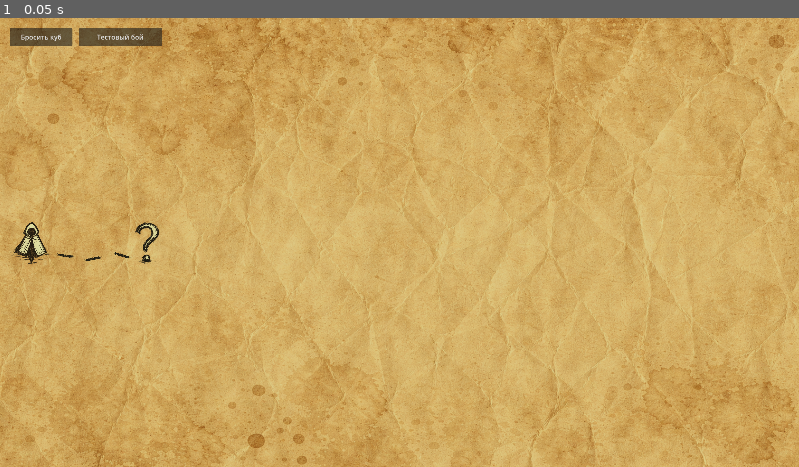
Above: before the commit, frame 1.
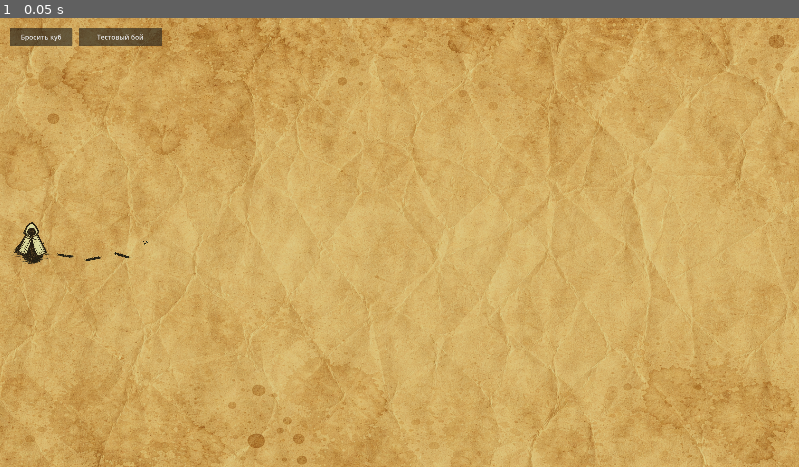
Above: after the commit, the same moment.

Repository: olegbogai-web/dicegame
Game: Godot game, scene res://scenes/global_map_room.tscn
Two runs of this game, one before a commit and one after it. Both use one fixed random seed, a clock stepped at 60 frames per second and the inputs below.
Inputs:
- Up to frame 1 (0.05 s): no input

The runs differ from the first frame. In frame 1, 0.1% of the frame differs, in the area x 2-20%, y 45-55%.

Commit message:
добавил коече

Diff:
--- a/content/global_map/runtime/global_map_marker_spawn_service.gd
+++ b/content/global_map/runtime/global_map_marker_spawn_service.gd
@@ -1,8 +1,8 @@
 extends RefCounted
 class_name GlobalMapMarkerSpawnService
 
-const DEFAULT_WALL_MARGIN := 1.5
-const DEFAULT_MIN_DISTANCE := 3.0
+const DEFAULT_WALL_MARGIN := 1.0
+const DEFAULT_MIN_DISTANCE := 1.5
 const DEFAULT_MAX_ATTEMPTS := 60
 
 var _rng := RandomNumberGenerator.new()
@@ -68,13 +68,13 @@
 	max_attempts: int
 ) -> Variant:
 	for _attempt in max_attempts:
-		var x_delta := _rng.randf_range(0.0, 3.0)
+		var x_delta := _rng.randf_range(0.0, 2.0)
 		var candidate_x := origin_position.x + x_delta
 		candidate_x = clampf(candidate_x, safe_min_x, safe_max_x)
 		if candidate_x < origin_position.x:
 			continue
 
-		var z_delta := _rng.randf_range(-5.0, 5.0)
+		var z_delta := _rng.randf_range(-3.0, 3.0)
 		var candidate_z := clampf(origin_position.z + z_delta, safe_min_z, safe_max_z)
 		var candidate := Vector3(candidate_x, origin_position.y, candidate_z)
 		if candidate.distance_to(origin_position) < min_distance:
--- a/scenes/global_map_room.tscn
+++ b/scenes/global_map_room.tscn
@@ -6,6 +6,7 @@
 [ext_resource type="Texture2D" uid="uid://pmb07bl5pnlo" path="res://assets/global_map/question_mark.png" id="4_f4nsl"]
 [ext_resource type="PackedScene" uid="uid://0ssqyi084mdh" path="res://scenes/board.tscn" id="5_isgup"]
 [ext_resource type="Script" uid="uid://8eck2f2ar140" path="res://content/global_map/global_map_room.gd" id="6_map_controller"]
+[ext_resource type="Texture2D" uid="uid://fc0r3npu6dl1" path="res://assets/global_map/point.png" id="7_aqsb5"]
 
 [sub_resource type="StandardMaterial3D" id="StandardMaterial3D_vux7t"]
 albedo_texture = ExtResource("1_7nkcx")
@@ -23,6 +24,10 @@
 [sub_resource type="StandardMaterial3D" id="StandardMaterial3D_uqttp"]
 transparency = 1
 albedo_texture = ExtResource("4_f4nsl")
+
+[sub_resource type="StandardMaterial3D" id="StandardMaterial3D_f4nsl"]
+transparency = 1
+albedo_texture = ExtResource("7_aqsb5")
 
 [node name="Node3D" type="Node3D" unique_id=1188740420]
 script = ExtResource("6_map_controller")
@@ -47,7 +52,7 @@
 mesh = SubResource("PlaneMesh_5qcje")
 
 [node name="event_icon" type="MeshInstance3D" parent="." unique_id=870975301]
-transform = Transform3D(0.85, 0, 0, 0, 0.85, 0, 0, 0, 0.85, -10.044104, 0.01, 0.017569304)
+transform = Transform3D(0.19819084, 0, 0, 0, 0.85, 0, 0, 0, 0.095808975, -10.044104, 0.01, 0.017569304)
 material_override = SubResource("StandardMaterial3D_uqttp")
 mesh = SubResource("PlaneMesh_5qcje")
 
@@ -68,3 +73,8 @@
 transform = Transform3D(1, 0, 0, 0, -4.371139e-08, 1, 0, -1, -4.371139e-08, 0, 0, 0)
 light_color = Color(1, 1, 0.5686275, 1)
 light_energy = 0.5
+
+[node name="point" type="MeshInstance3D" parent="." unique_id=419576968]
+transform = Transform3D(0.85, 0, 0, 0, 0.85, 0, 0, 0, 0.85, -14.513, 0.02, 0.41672575)
+material_override = SubResource("StandardMaterial3D_f4nsl")
+mesh = SubResource("PlaneMesh_5qcje")
